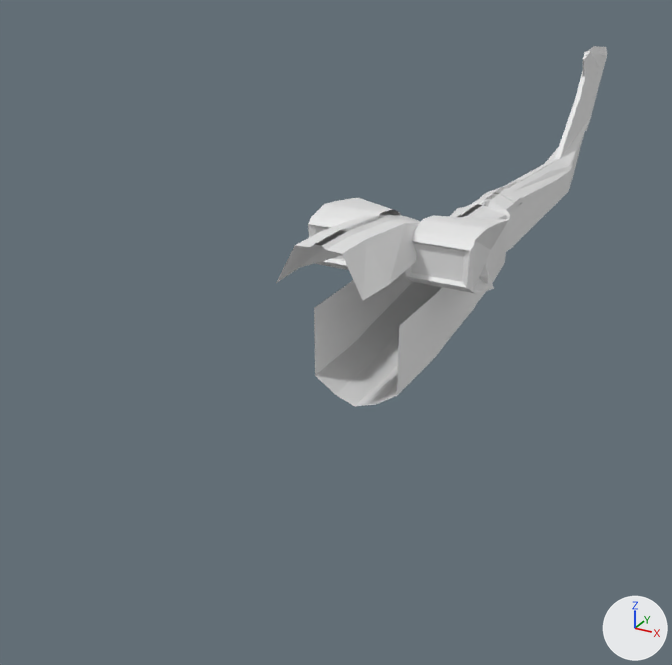
The Blender file Models/Vehicles/Air/mi28/mi28.blend, before and after one commit.
The view is the same before and after, from a camera (50 mm lens) standing at (6.4, -15.6, 6.1) and looking at (-1.6, -1.1, -1.1). The lights are fixed; the arrows at lower right show +X, +Y and +Z.

The first picture shows 'fuselage'.
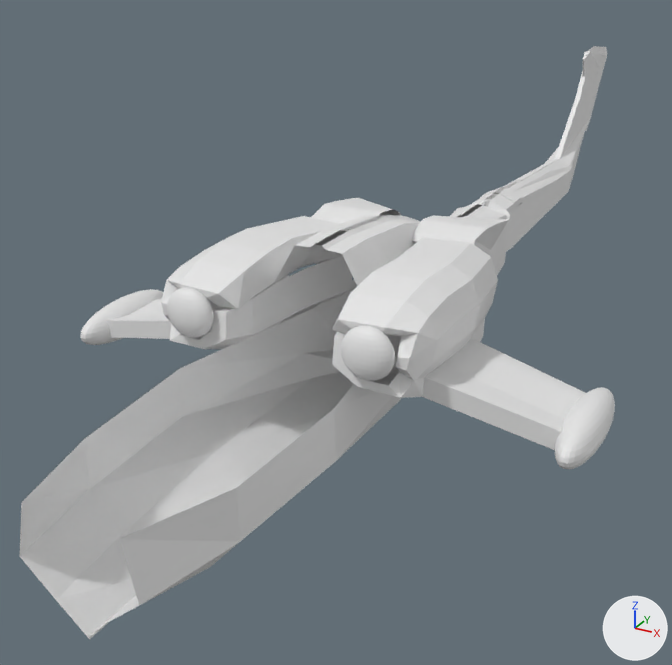
Changed parts and their boxes (x1, y1, x2, y2) in the pictures (672 x 665 px):
'fuselage', reshaped (80% wider, 65% taller)
    before: (276, 46, 607, 406)
    after: (20, 46, 615, 639)
part 1 of me_plane, added
    after: (167, 287, 395, 381)
part 2 of me_plane, added
    after: (80, 289, 615, 469)
part 3 of me_plane, built on
    before: (276, 224, 430, 406)
    after: (20, 216, 586, 639)

The change, as a diff of the scene's bpy script:
```diff
--- a/Models/Vehicles/Air/mi28/mi28.blend.py
+++ b/Models/Vehicles/Air/mi28/mi28.blend.py
@@ me_plane @@
 # used by ob_fuselage; parent = ob_mi28; location = (-0.00152, -0.255, 0.883); scale = (0.0647, 0.0639, 1.0)
-me_plane.from_pydata(...)  # 264 vertices, 206 faces; spans x -1.0..24.0, y -67.0..184.0, z -2.0..2.0
+me_plane.from_pydata(...)  # 1358 vertices, 1347 faces; spans x -1.0..67.0, y -149.0..184.0, z -2.0..2.0
+# me_plane part 1: a new loose piece, a UV sphere (32 segments, 16 rings, poles along z) spanning x 16.21..28.09, y -89.19..-82.69, z -0.26..0.5
+# me_plane part 2: a new loose piece, a UV sphere (32 segments, 16 rings, poles along z) spanning x 57.67..66.57, y -79.73..-45.93, z -1.33..-0.66
+# me_plane part 3
+# 1 vertex is removed from x 11.0, y -67.0, z 0.0
+# 5 faces are deleted
+# 2 vertices move from x 6.0..12.0, y -48.0, z -2.0 to x 13.0..15.0, y -48.0, z -2.0..-1.0
+# 96 vertices are added at x -1.0..62.0, y -149.0..-32.0, z -2.0..1.0
+# 20 new vertices lie (0.0, 10.0, 0.0) away from vertices in x 12.0..33.0, y -77.0..-76.0, z -1.0..1.0
+# 7 new vertices lie (1.0, 12.0, 0.0) away from vertices in x 13.0..31.0, y -67.0, z -1.0..1.0
+# 8 new vertices lie (-1.0, 5.0, 0.0) away from vertices in x 12.0..32.0, y -55.0, z -1.0..1.0
+# 122 new faces join them
```
